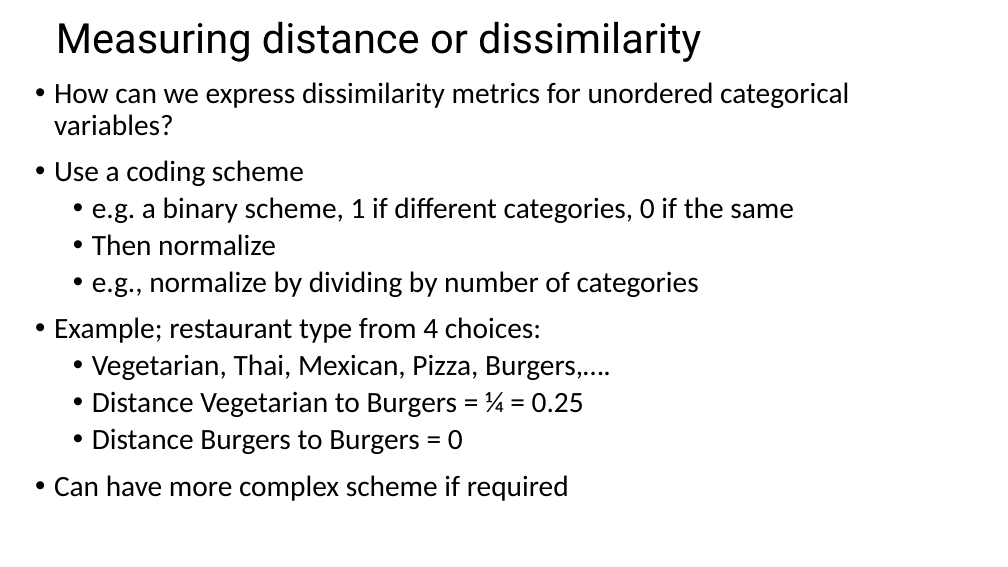
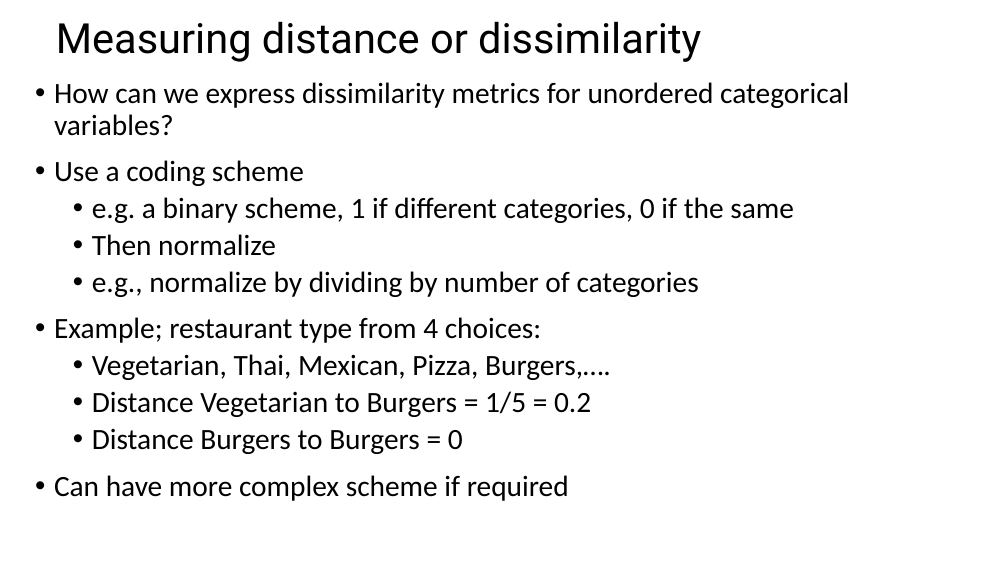
Before and after one commit to StephenElston/CSCI-E-108, a slide deck: slide 16 of slides/4_DistanceAndSimilarityMeasures.pptx. Drawn at 1008x567 pixels with LibreOffice and Linux fonts; fonts in the diff are those of the drawing. Boxes give left, top, right and bottom in pixels: in the first picture for what was removed or moved away, otherwise in the second. Text is boxed around its words. In the diff, an @@ line names an element or a change of style, - is before the commit and + after.

Commit message:
Corrected typos from lecture

```diff
--- a/slides/4_DistanceAndSimilarityMeasures.pptx
+++ b/slides/4_DistanceAndSimilarityMeasures.pptx
@@ text at <box>92,391,591,417</box>: text changed @@
-  • Distance Vegetarian to Burgers = ¼ = 0.25
+  • Distance Vegetarian to Burgers = 1/5 = 0.2
```
Also in this commit, not shown: 4 other slides changed, 1 slide added.
